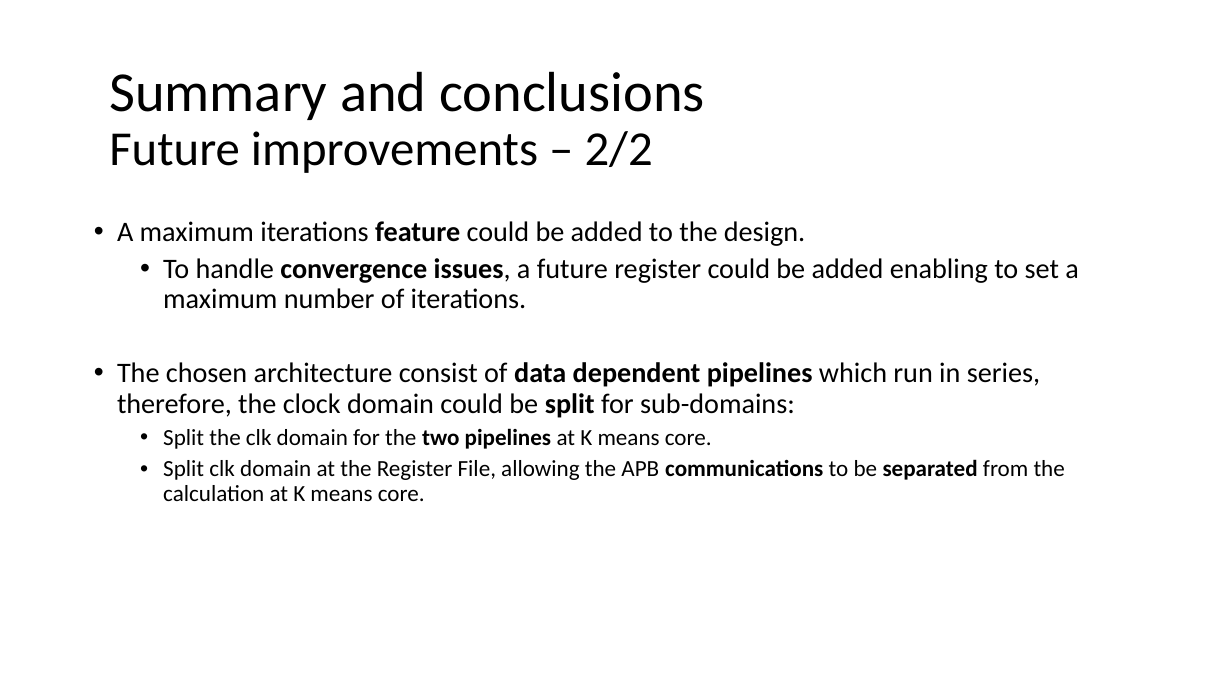
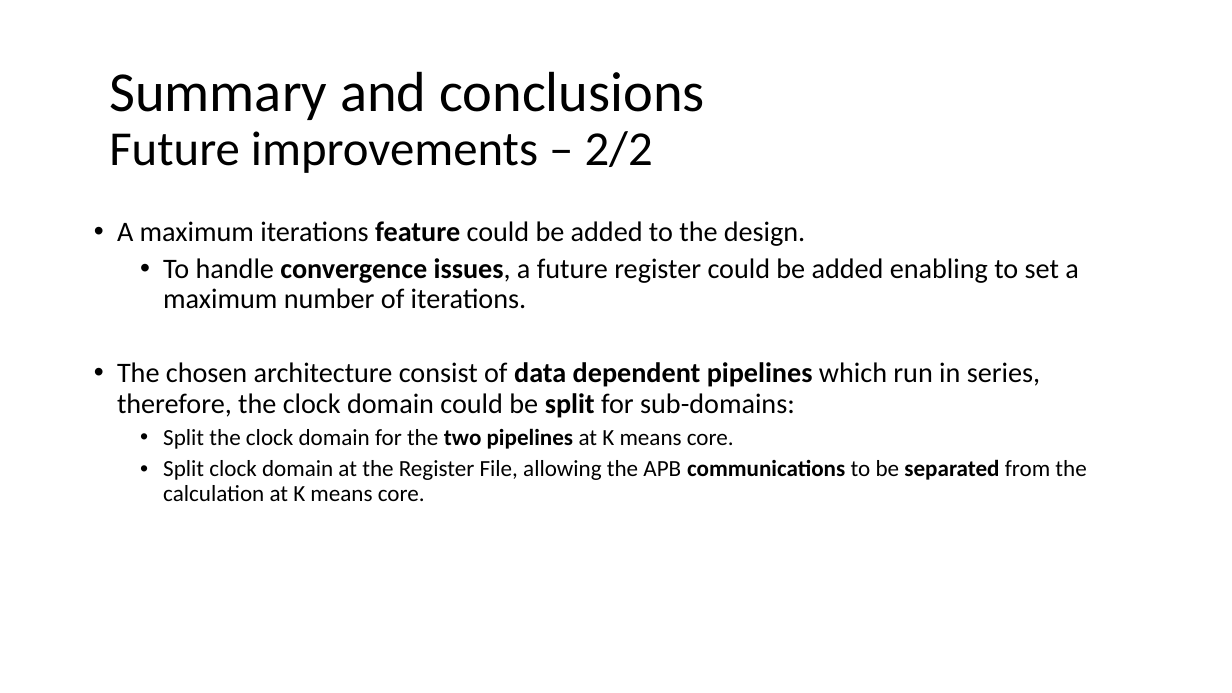
Before and after one commit to liotahuf/project_k_means, a slide deck: slide 41 of Final presentation_v3.pptx. Drawn at 1232x693 pixels with LibreOffice and Linux fonts; fonts in the diff are those of the drawing. Boxes give left, top, right and bottom in pixels: in the first picture for what was removed or moved away, otherwise in the second. Text is boxed around its words. In the diff, an @@ line names an element or a change of style, - is before the commit and + after.

Commit message:
little changes to ppt3 final 3

```diff
--- a/Final presentation_v3.pptx
+++ b/Final presentation_v3.pptx
@@ text at box(163, 428, 1086, 501): text changed @@
-  • Split the clk domain for the two pipelines at K means core.
-  • Split clk domain at the Register File, allowing the APB communications to be separated from the calculation at K means core.
+  • Split the clock domain for the two pipelines at K means core.
+  • Split clock domain at the Register File, allowing the APB communications to be separated from the calculation at K means core.
```
Also in this commit, not shown: 1 other slide changed.
